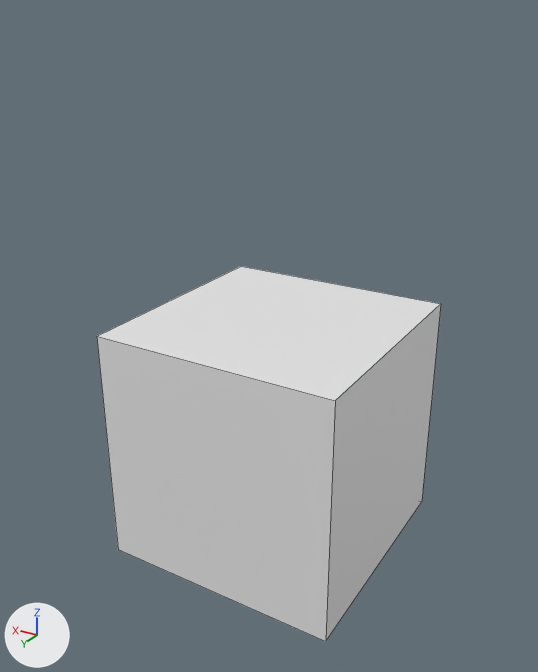
What one commit did to the Blender file main_building.blend.
One viewpoint serves both versions: a camera (50 mm lens) standing at (-2.78, 4.78, 3.22) and looking at (0.02, 0.1, 0.88). Arrows for +X, +Y and +Z are at lower left; the lights stay in place. Mesh edges are drawn as thin lines.

The scene before the commit, as lines of its bpy script (objects in view):
```python
me_cube = bpy.data.meshes.new('Cube')
me_cube.from_pydata(...)  # a box spanning x -1.0..1.0, y -1.0..1.0, z -1.0..1.0
me_cube.materials.append(mat_material)  # white #e7e7e7
ob_cube = bpy.data.objects.new('Cube', me_cube)
ob_cube.location = (0.0, 0.0, 0.0)
```
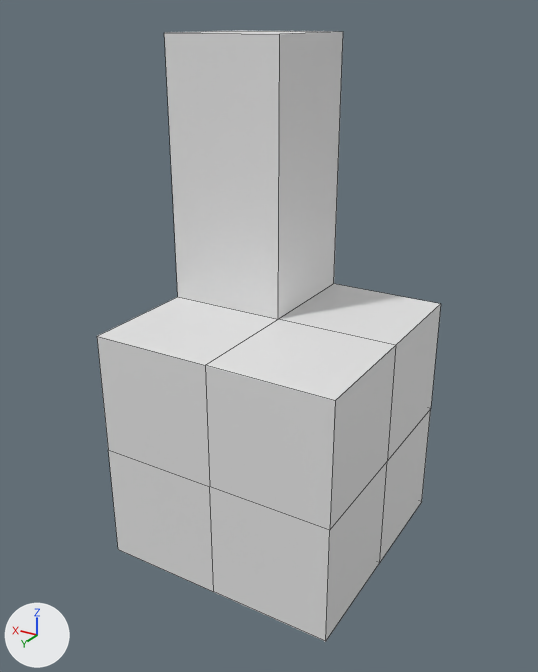
Commit message: main_building.blend file has been changed

Boxes (x1, y1, x2, y2) around the edits, measured in the pictures (538 x 672 px):
```json
{"object": "Cube", "change": "reshaped", "before": [97, 266, 441, 642], "after": [97, 30, 441, 642], "on screen": "63% taller"}
```

The change, as JSON lines over the scene's bpy script:
```json
{"block": "me_cube", "where": "# used by ob_cube; location = (0.0, 0.0, 0.0)"}
{"op": "remove", "block": "me_cube", "code": "me_cube.from_pydata(...)  # 8 vertices, 6 faces; spans x -1.0..1.0, y -1.0..1.0, z -1.0..1.0"}
{"op": "add", "block": "me_cube", "code": "me_cube.from_pydata(...)  # 30 vertices, 28 faces; spans x -1.0..1.0, y -1.0..1.0, z -1.0..3.11"}
{"block": "me_cube", "change": "me_cube part 1"}
{"block": "me_cube", "change": "6 faces are deleted"}
{"block": "me_cube", "change": "8 vertices are added at x -1.0..1.0, y -1.0..0.0, z -1.0..3.11"}
{"block": "me_cube", "change": "6 new vertices lie (-1.0, 0.0, 0.0) away from vertices in x 1.0, y -1.0..1.0, z -1.0..1.0"}
{"block": "me_cube", "change": "8 new vertices lie (0.0, 0.0, -1.0) away from vertices in x -1.0..1.0, y -1.0..1.0, z 1.0"}
{"block": "me_cube", "change": "28 new faces join them"}
```
